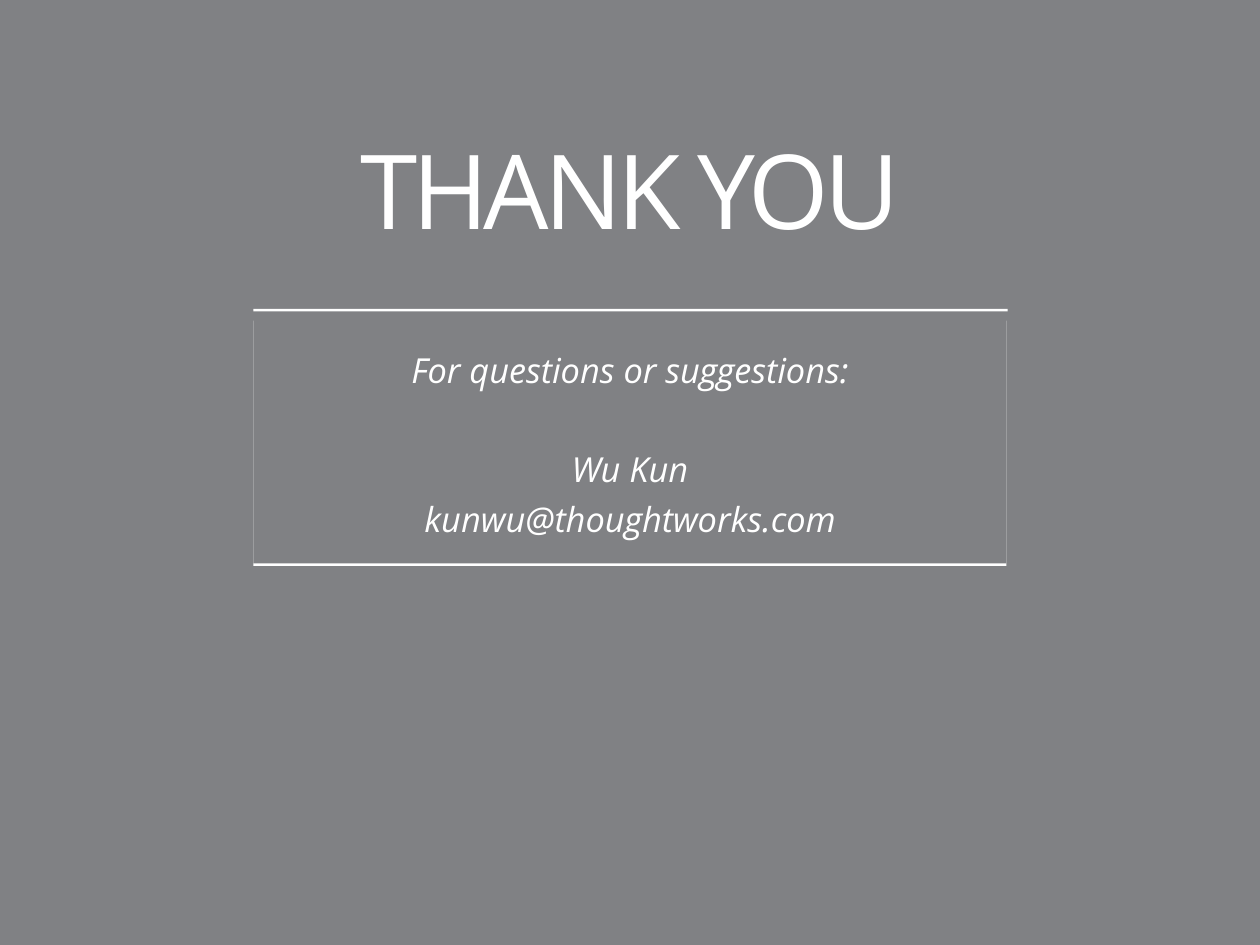
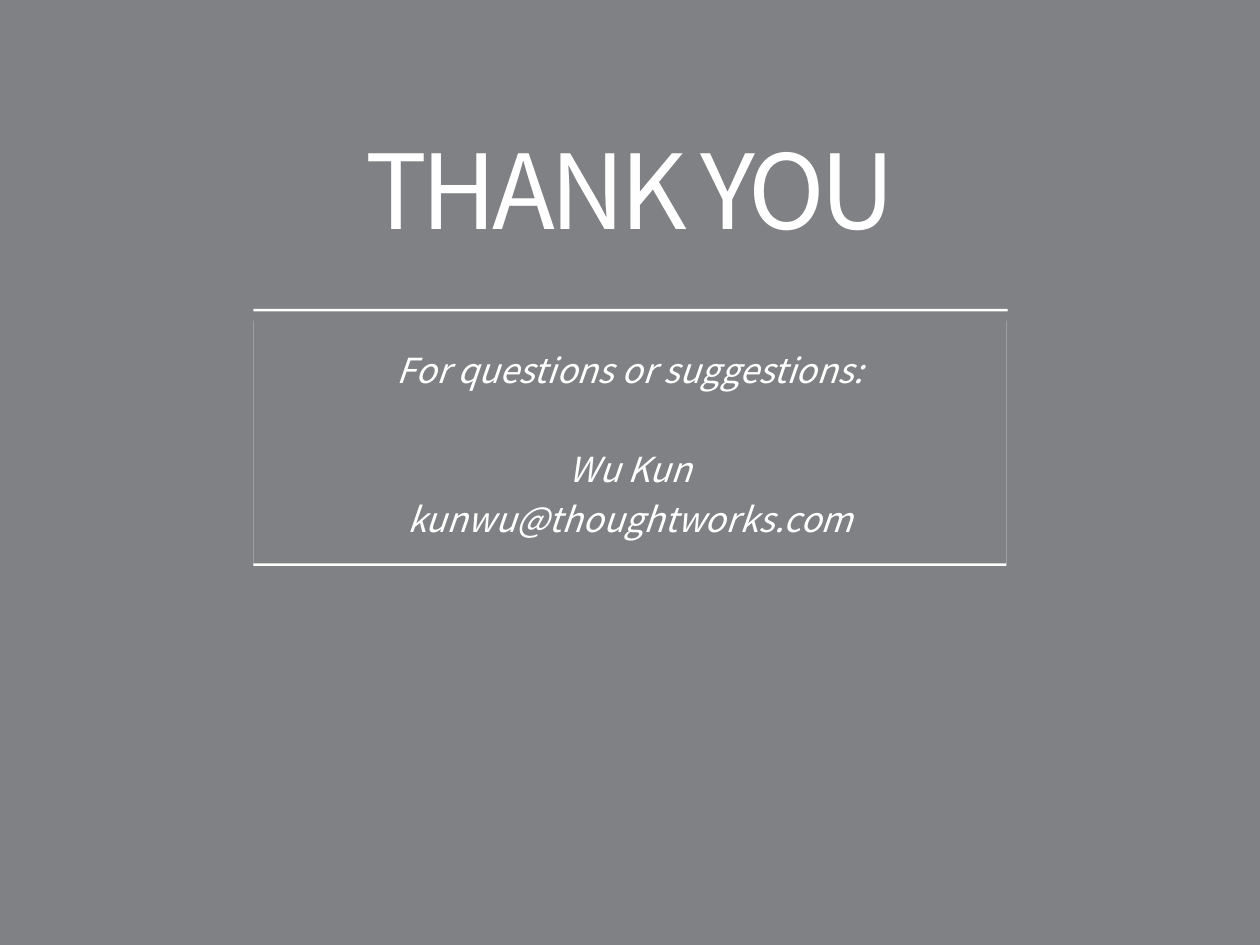
Before and after one commit to coney/cpp-unit-testing, a slide deck: slide 17 of .slides/02-stubs-and-mocks.pptx. Drawn at 1260x945 pixels with LibreOffice and Linux fonts; fonts in the diff are those of the drawing; background and template pictures are left out. Boxes give left, top, right and bottom in pixels: in the first picture for what was removed or moved away, otherwise in the second. Text is boxed around its words. In the diff, an @@ line names an element or a change of style, - is before the commit and + after.

```diff
--- a/.slides/02-stubs-and-mocks.pptx
+++ b/.slides/02-stubs-and-mocks.pptx
@@ title "THANK YOU" at (x1=365, y1=152, x2=895, y2=231): font Open Sans to Noto Sans CJK SC @@
@@ text "For questions or suggestions:" at (x1=253, y1=318, x2=1007, y2=564): font Open Sans to Noto Sans CJK SC @@
```
Also in this commit, not shown: 15 other slides changed.
